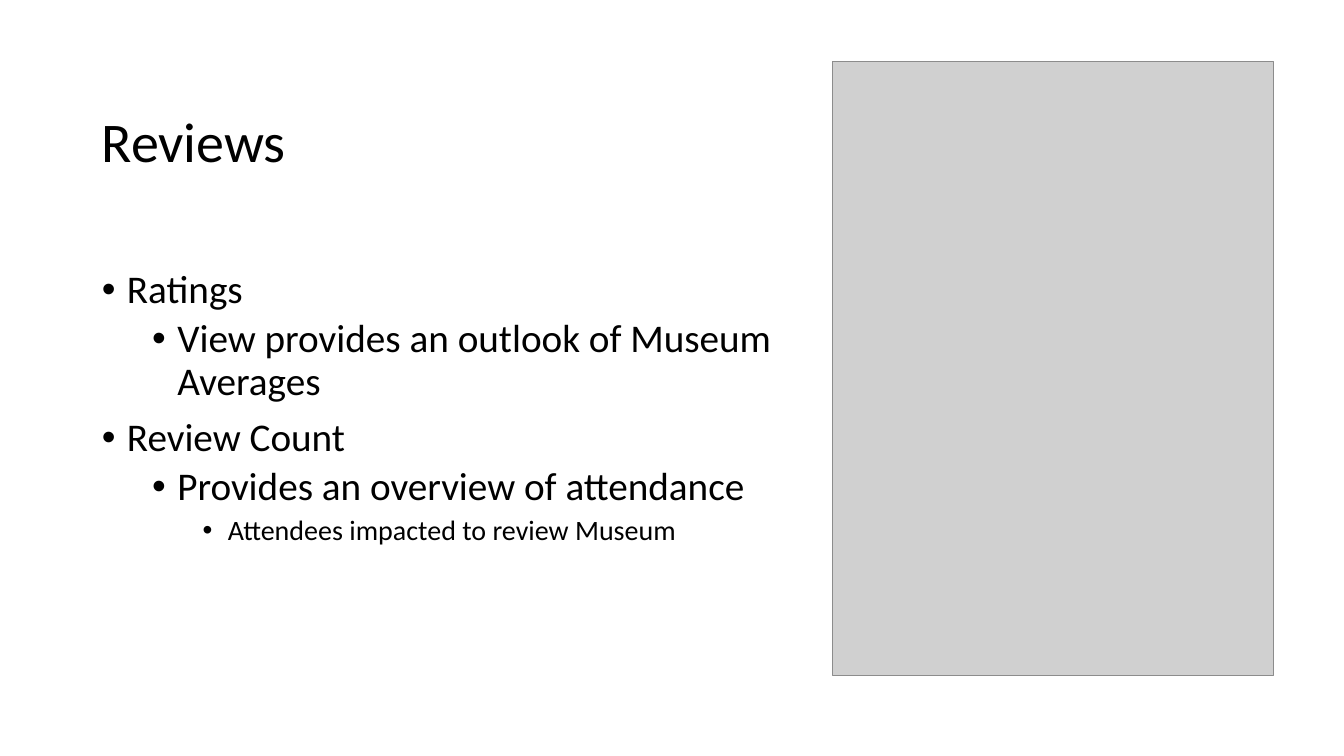
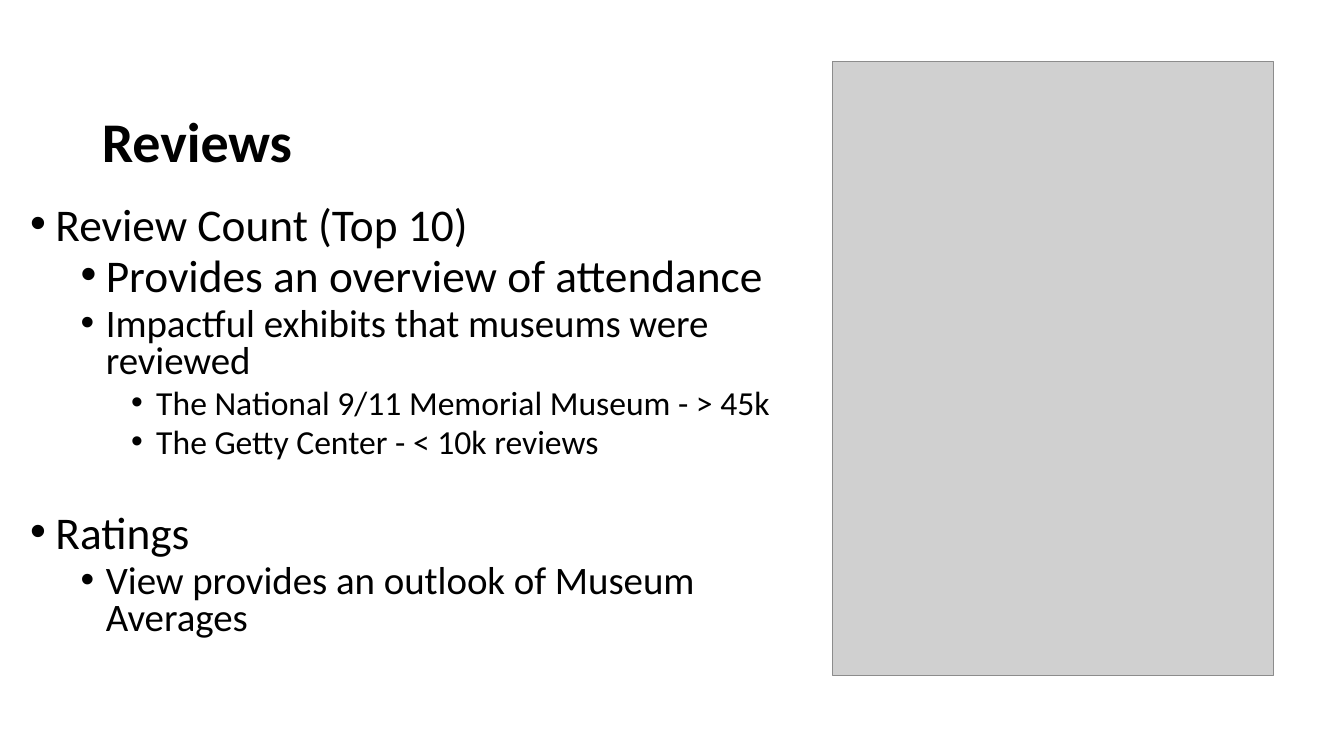
Before and after one commit to JackyUT2023/project3-group8, a slide deck: slide 7 of Project 3 Group 8 - Museums of the United States.pptx. Drawn at 1344x756 pixels with LibreOffice and Linux fonts; fonts in the diff are those of the drawing; grey boxes stand for pictures. Boxes give left, top, right and bottom in pixels: in the first picture for what was removed or moved away, otherwise in the second. Text is boxed around its words. In the diff, an @@ line names an element or a change of style, - is before the commit and + after.

```diff
--- a/Project 3 Group 8 - Museums of the United States.pptx
+++ b/Project 3 Group 8 - Museums of the United States.pptx
@@ title "Reviews" at (x1=102, y1=122, x2=292, y2=163): bold on @@
@@ text "Review Count (Top 10)" moved from (x1=127, y1=276, x2=771, y2=545) to (x1=55, y1=208, x2=769, y2=638) @@
@@ text at (x1=55, y1=208, x2=769, y2=460): paragraphs added @@
+• Review Count (Top 10)
+  • Provides an overview of attendance
+  • Impactful exhibits that museums were reviewed
+    • The National 9/11 Memorial Museum - > 45k
+    • The Getty Center - < 10k reviews
@@ text at (x1=127, y1=424, x2=745, y2=545): paragraphs removed @@
-• Review Count
-  • Provides an overview of attendance
-    • Attendees impacted to review Museum
@@ text at (x1=55, y1=517, x2=695, y2=638): size 28 to 32.4 pt in "Ratings"; size 28 to 27.8 pt in "View provides an outlook of Museum Averages"; line spacing 0.9 to 0.8 @@
```
Also in this commit, not shown: 3 other slides changed.
